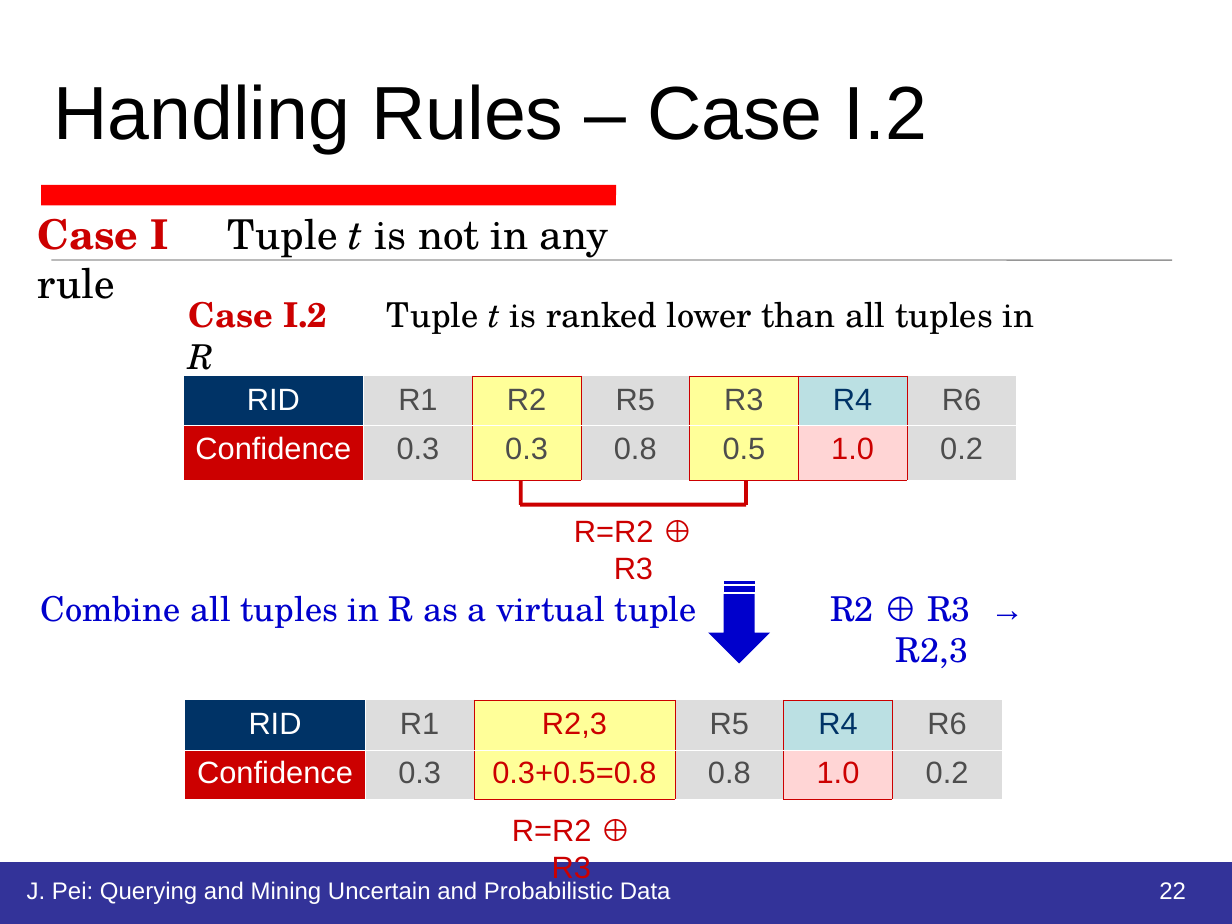
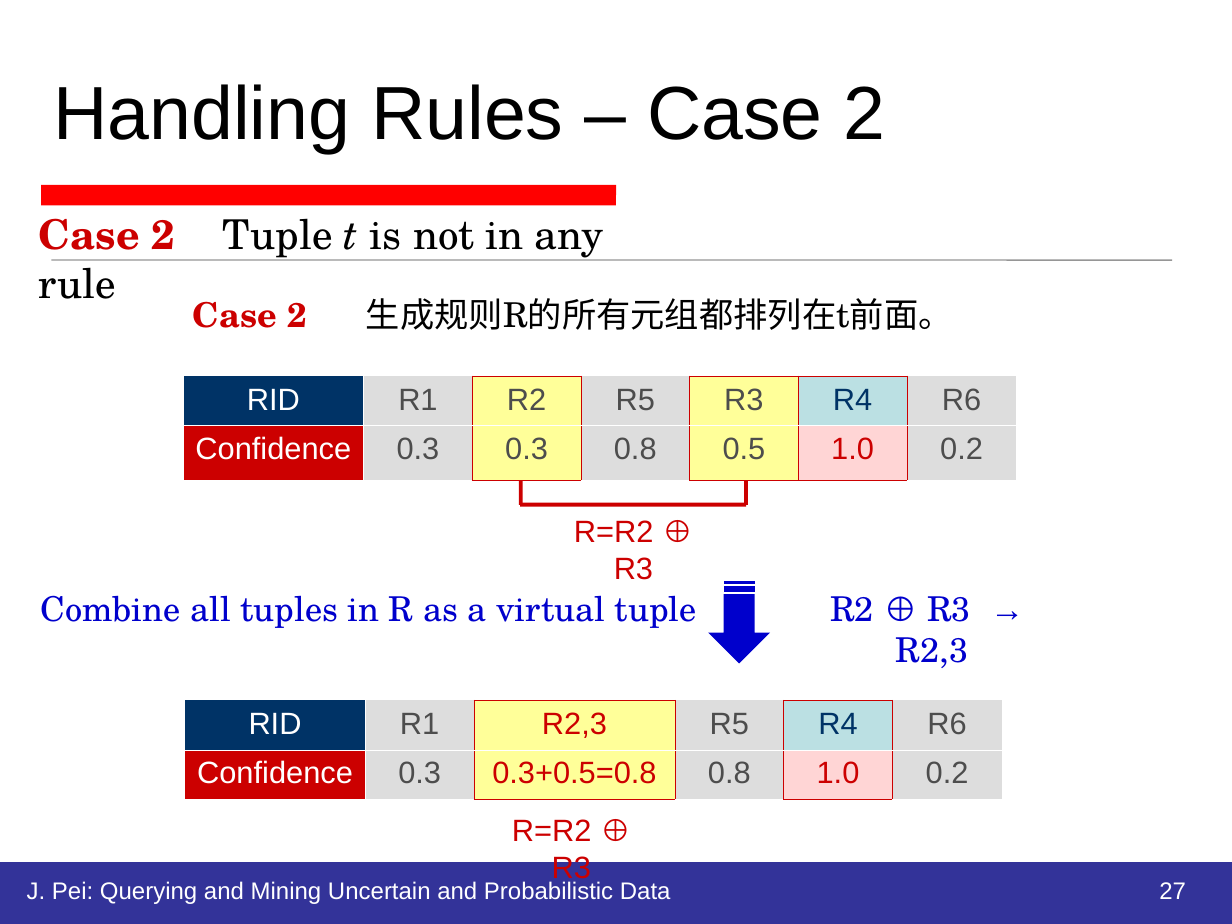
Before and after one commit to HiltonWei/wpstest, a slide deck: slide 27 of branches/区钺坚/读书报告/不确定性数据的查询分析处理.ppt (slide 22 before the commit). Drawn at 1232x924 pixels with LibreOffice and Linux fonts; fonts in the diff are those of the drawing. Boxes give left, top, right and bottom in pixels: in the first picture for what was removed or moved away, otherwise in the second. Text is boxed around its words. In the diff, an @@ line names an element or a change of style, - is before the commit and + after.

```diff
--- a/branches/区钺坚/读书报告/不确定性数据的查询分析处理.ppt
+++ b/branches/区钺坚/读书报告/不确定性数据的查询分析处理.ppt
@@ title at (53,84,886,154): text changed @@
-Handling Rules – Case I.2
+Handling Rules – Case 2
@@ text at (39,218,603,261): text changed @@
-Case I Tuple t is not in any rule
+Case 2 Tuple t is not in any rule
@@ text added at (193,298,953,330), 20 pt, text #000000 @@
+Case 2 生成规则R的所有元组都排列在t前面。
@@ text removed at (189,301,1034,334) @@
-Case I.2 Tuple t is ranked lower than all tuples in R
@@ page number at (1159,882,1186,899): text changed @@
-22
+27
```
Also in this commit, not shown: 13 other slides changed, 10 slides added, 1 slide removed, 4 other files.
